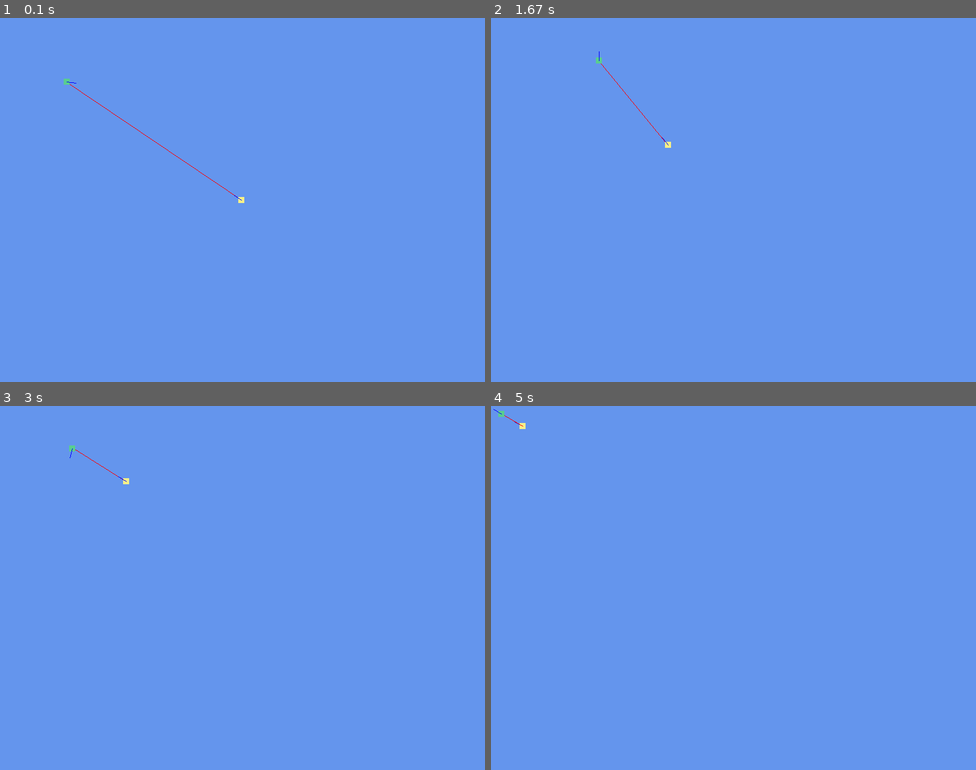
Above: before the commit, frames 1-4 (two rows, left to right).
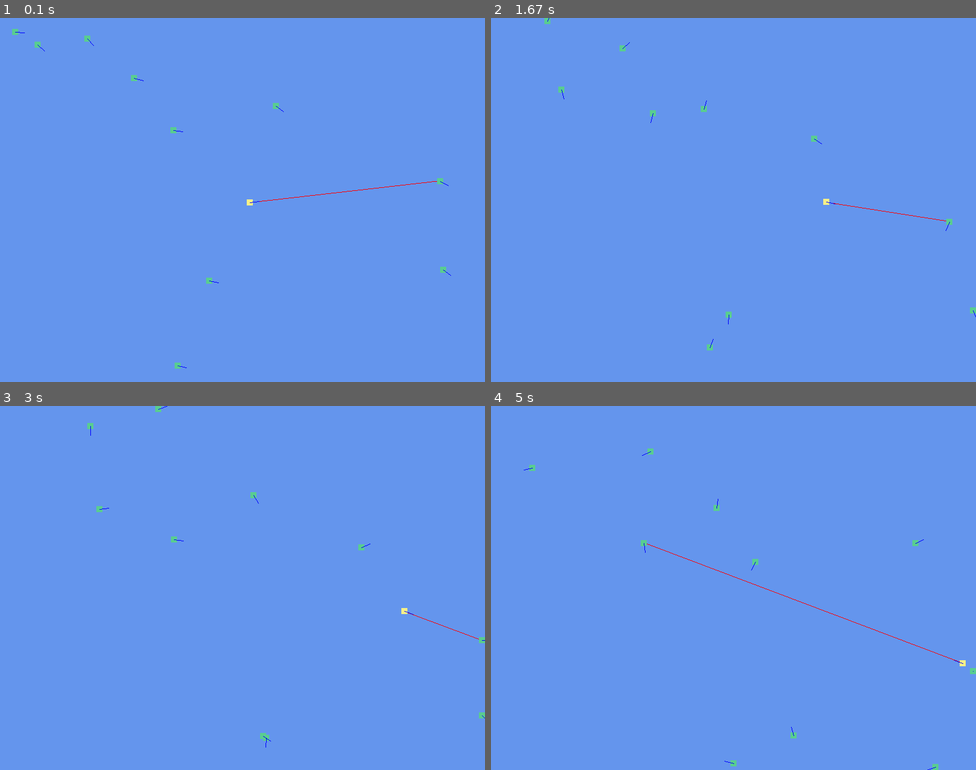
Above: after the commit, the same moments.

Repository: emersonds/Spring22-GDD3400
Game: pygame game, started from Moving Agents/main.py
The game is run twice, just before and just after one commit, with the same random seed, the same clock (stepped at 60 frames per second) and the same inputs.
Inputs:
- Up to frame 1 (0.1 s): no input
- Up to frame 2 (1.67 s): no input
- Up to frame 3 (3 s): no input
- Up to frame 4 (5 s): no input

The runs differ from the first frame. In frame 1, 0.4% of the frame differs, in the area x 2-93%, y 3-97%; in frame 2, 0.4%; in frame 3, 0.3%; in frame 4, 0.4%.

Commit message:
Moving Agents: Many enemies, final tweaks. DONE!
 - Added a while loop in main to dynamically populate a list of enemies in random positions.
 - Added a MAX_ENEMIES constant to Constants.py under world constants.
 - Added several comments to better understand code for future reference.
 - Changed divide by 2 division to multiply by 0.5 multiplication where necessary for better optimization (multiplication is faster than division).
 - Added print statement to Player.py if all targets have been tagged.

Diff:
--- a/Moving Agents/Agent.py
+++ b/Moving Agents/Agent.py
@@ -25,9 +25,10 @@
             "\nCenter:", str(self.center))
 
     def update(self):
-        # Normalize velocity and move enemy
+        # Normalize velocity and move agent
         self.velocity = self.velocity.normalize()           # Normalize velocity
-        self.position += self.velocity * self.speed   # Scale it by a speed factor
+        self.position += self.velocity * self.speed   # Move agent by velocity * speed
+        # update agent rect
         self.rect = pygame.Rect(self.position.x, self.position.y, self.size, self.size)
 
         # Clamp agent into world bounds
@@ -42,20 +43,24 @@
         # Draw agent
         pygame.draw.rect(screen, (self.color), pygame.Rect(self.position.x, self.position.y, self.size, self.size))
 
-        # Draw line from agent center showing direction
+        # Get agent center
         self.center = self.calcCenter()
+        # Draw line from agent center showing their velocity
         pygame.draw.line(screen, (Const.DEBUG_VELOCITY_COLOR), (self.center.x, self.center.y),
-            (self.center.x + self.velocity.x * Const.DEBUG_VELOCITY_LENGTH, self.center.y + self.velocity.y * Const.DEBUG_VELOCITY_LENGTH))   # Draw line
+            (self.center.x + self.velocity.x * Const.DEBUG_VELOCITY_LENGTH, self.center.y + self.velocity.y * Const.DEBUG_VELOCITY_LENGTH))
 
     # Draw a line to another agent that self is seeking/fleeing from
     def drawSeekFlee(self, screen, lineTarget):
+        # Check if seeking or fleeing
         if (self.seeking == True or self.fleeing == True):
+            # Draw seek/flee line
             pygame.draw.line(screen, (Const.DEBUG_SEEKFLEE_COLOR), (self.center.x, self.center.y),
-            (lineTarget.center.x, lineTarget.center.y))   # Draw line
+            (lineTarget.center.x, lineTarget.center.y))
 
-    # Calculate the player's center
+    # Calculate the agent's center
     def calcCenter(self):
-        return Vector(self.position.x + 1 * (self.size / 2), self.position.y + 1 * (self.size / 2))
+        return Vector(self.position.x + 1 * (self.size * 0.5), self.position.y + 1 * (self.size * 0.5))
 
+    # Returns true if a collision with other is detected
     def checkCollision(self, other):
         return (pygame.Rect.colliderect(self.rect, other.rect))
--- a/Moving Agents/Constants.py
+++ b/Moving Agents/Constants.py
@@ -10,6 +10,9 @@
 DISPLAY_HEIGHT = 600
 SCREEN_SIZE = Vector(DISPLAY_WIDTH, DISPLAY_HEIGHT)
 FRAME_RATE = 60
+
+# World constants
+WORLD_MAX_ENEMIES = 10
 
 # Player constants
 PLAYER_COLOR = (246, 240, 136)
--- a/Moving Agents/Enemy.py
+++ b/Moving Agents/Enemy.py
@@ -19,12 +19,14 @@
                              random.randint(0, Const.DISPLAY_HEIGHT))    # Get random initial target
         self.velocity = self.target     # Set velocity towards initial target
         self.last_target = 0    # Used for pygame timer
-        self.tagged = False
+        self.tagged = False     # Used for movement checking
 
+        # Call parent constructor
         super().__init__(position, speed, size)
 
     # Moves the enemy
     def update(self, player, screen):
+        # Check if tagged, wander/flee if not tagged
         if (self.tagged == False):
             # Calculate distance to player (flee range)
             playerDist = self.position - player.position
@@ -37,6 +39,7 @@
             # Wander if player is not in range
             else:
                 self.velocity = self.wander()
+        # Stand in place if tagged
         else:
             self.velocity = Vector.zero()
 
@@ -45,6 +48,7 @@
         if (self.collided == True):
             self.tagged = True
 
+        # Call parent update
         super().update()
 
     # Wander behavior
--- a/Moving Agents/Player.py
+++ b/Moving Agents/Player.py
@@ -17,9 +17,11 @@
     def __init__(self, position, speed, size):
         self.color = Const.PLAYER_COLOR
         self.velocity = Vector.zero()
-        self.targetSelected = False
+        self.targetSelected = False     # Used for setting targets
+        self.collided = False   # Used for changing targets
+
+        # Call parent constructor
         super().__init__(position, speed, size)
-        self.collided = False
 
     # Moves the player
     def update(self, enemies, screen):
@@ -27,6 +29,7 @@
         # Target random enemy
         if (self.targetSelected == False):
             self.setTarget(enemies)
+        # Seek target enemy
         else:
             # Set velocity and move player
             self.seeking = True
@@ -35,22 +38,31 @@
 
         # Check for collisions
         self.collided = self.checkCollision(self.target)
+        # Change targets on collision with target
         if (self.collided == True):
             self.setTarget(enemies)
 
+        # Call parent update
         super().update()
 
     # Set random target in enemies list
     def setTarget(self, enemies):
-        self.target = self  # If no target is found, set target to self to freeze movement
+        # If no target is found, set target to self to freeze movement
+        self.target = self
+
         # Find a random target
         i = 0
         while i < len(enemies):
             randIndex = random.randint(0, len(enemies) - 1)
-            # If random target hasn't been tagged, set target
+            # Check if potential target has been tagged
             if (enemies[randIndex].tagged == False):
+                # If random target hasn't been tagged, set target
                 self.target = enemies[randIndex]
                 self.targetSelected = True
                 break
             # Loop until a target has been set or there are no targets remaining
             i += 1
+
+        # No targets left
+        if (self.target == self):
+            print("No targets remaining.")
--- a/Moving Agents/main.py
+++ b/Moving Agents/main.py
@@ -20,14 +20,16 @@
 clock = pygame.time.Clock()
 
 # Initialize player
-player = Player(Vector(Const.SCREEN_SIZE.x / 2, Const.SCREEN_SIZE.y / 2), Const.PLAYER_SPEED, Const.PLAYER_SIZE)
+player = Player(Vector(Const.SCREEN_SIZE.x * 0.5, Const.SCREEN_SIZE.y * 0.5), Const.PLAYER_SPEED, Const.PLAYER_SIZE)
 
 # Initialize enemies
-enemies = [ Enemy(Vector(100, 100), Const.ENEMY_SPEED, Const.ENEMY_SIZE) ]
+enemies = []
 
-# List of enemies: enemies = []
-# Use a while loop
-# i = 0; while len(enemies) < 10: enemies.append(Enemy(pos, speed, size))
+# Add 10 enemies randomly around the world
+i = 0
+while len(enemies) < Const.WORLD_MAX_ENEMIES:
+   enemies.append(Enemy(Vector(random.uniform(0, Const.DISPLAY_WIDTH - Const.ENEMY_SIZE),
+                                random.uniform(0, Const.DISPLAY_HEIGHT - Const.ENEMY_SIZE)), Const.ENEMY_SPEED, Const.ENEMY_SIZE))
 
 # Gameplay loop
 while True:
